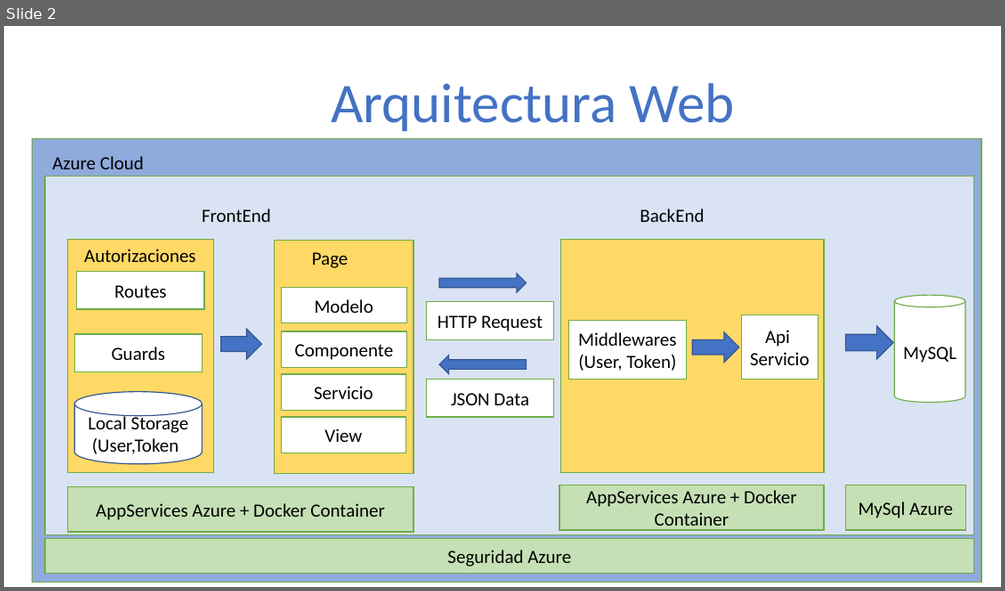
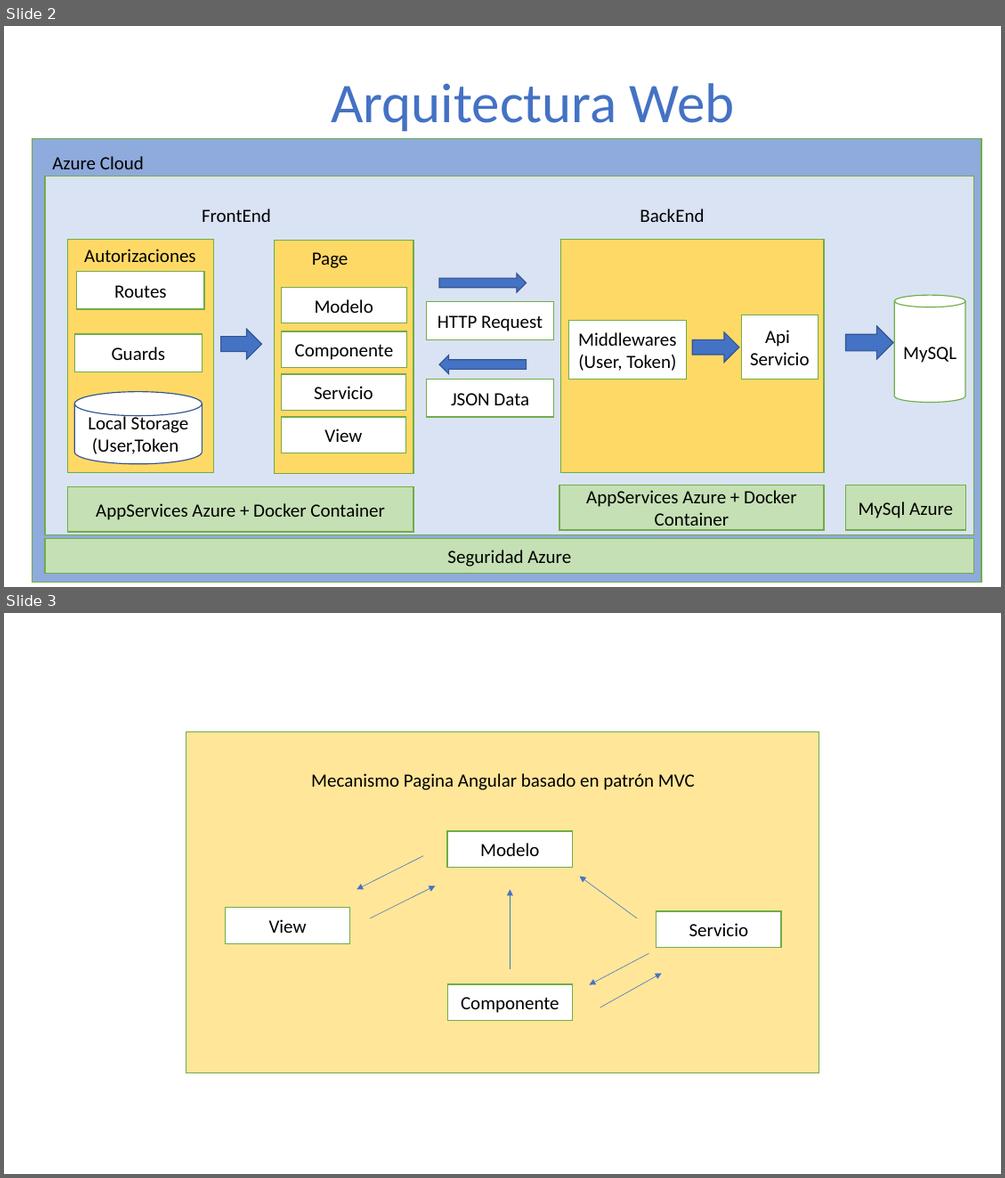
Before and after one commit to uoctfmgithub/ProyectoTesis, a slide deck: Documentacion/Aruitectura.pptx. Shown one above the other, each under a label of ours: slide 2 before the commit, slides 2 and 3 after it. The pictures are 1005x591 and 1005x1178 pixels, drawn with LibreOffice and Linux fonts; fonts in the diff are those of the drawing. Boxes give left, top, right and bottom in pixels: in the first picture for what was removed or moved away, otherwise in the second. Text is boxed around its words. In the diff, an @@ line names an element or a change of style, - is before the commit and + after.

```diff
--- a/Documentacion/Aruitectura.pptx
+++ b/Documentacion/Aruitectura.pptx
@@ slide 3 added at bbox=[4, 613, 1001, 1174], background #FFFFFF @@
@@ group added at bbox=[186, 732, 819, 1073]: 6 arrows, 5 rectangles, 1 text @@
+Mecanismo Pagina Angular basado en patrón MVC
+Modelo
+Componente
+Servicio
+View
```
Also in this commit, not shown: 1 other slide added, 3 other files.
